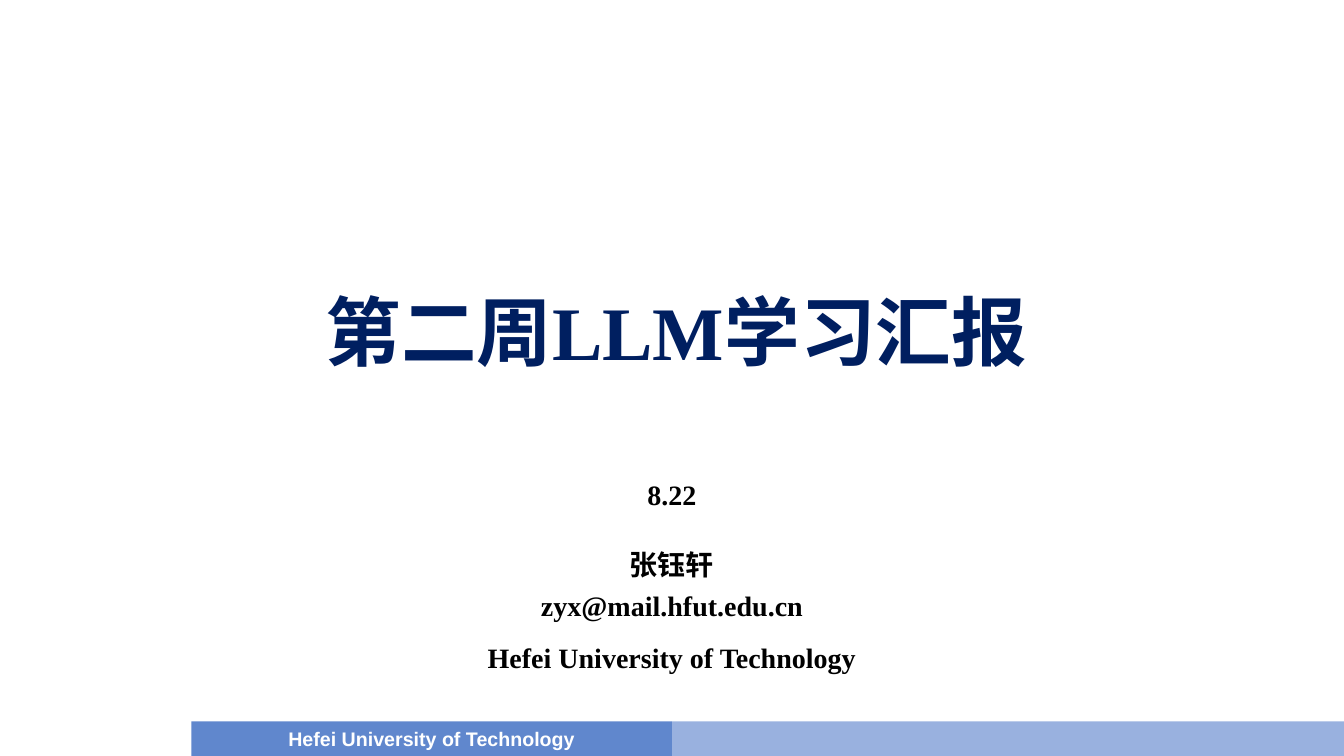
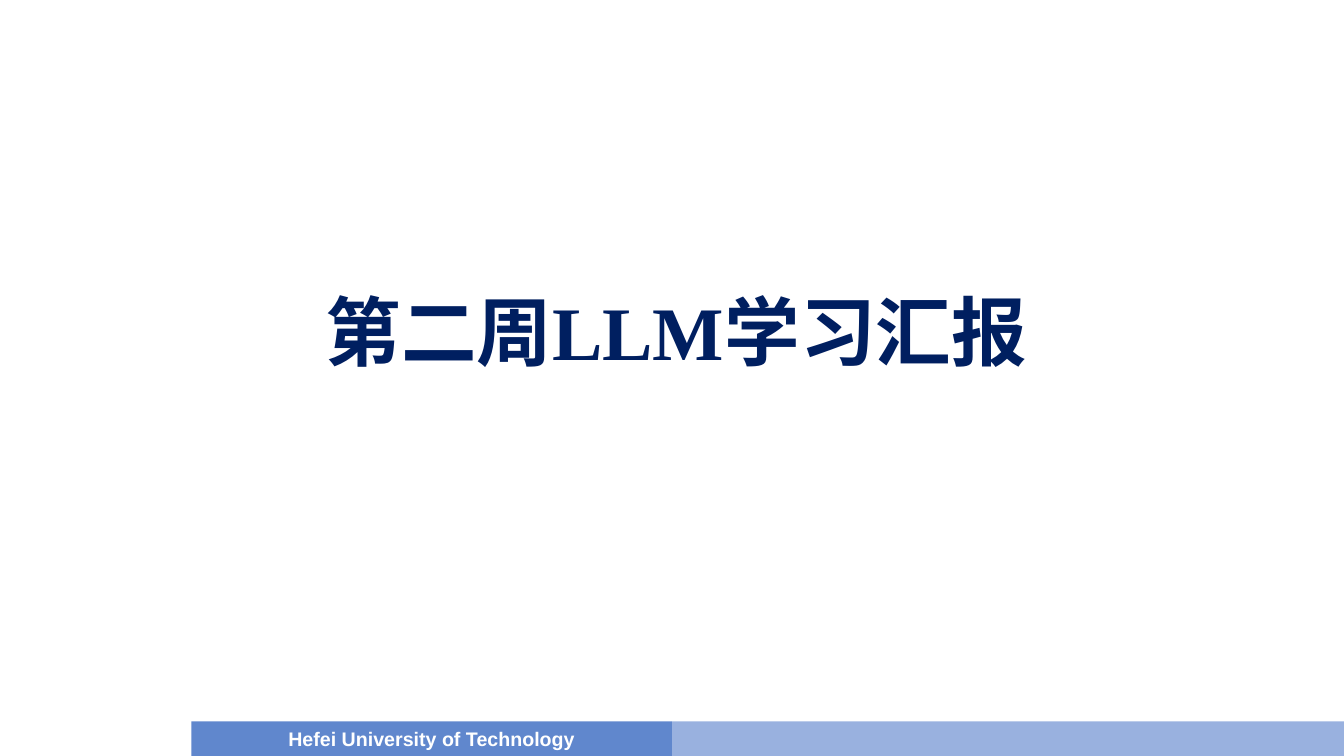
Before and after one commit to LanIntell-HFUT/Learning-LLM-from-scratch, a slide deck: slide 1 of week2/PPT/第二周LLM学习汇报-8.22.pptx. Drawn at 1344x756 pixels with LibreOffice and Linux fonts; fonts in the diff are those of the drawing; background and template pictures are left out. Boxes give left, top, right and bottom in pixels: in the first picture for what was removed or moved away, otherwise in the second. Text is boxed around its words. In the diff, an @@ line names an element or a change of style, - is before the commit and + after.

Commit message:
Update PPT

```diff
--- a/week2/PPT/第二周LLM学习汇报-8.22.pptx
+++ b/week2/PPT/第二周LLM学习汇报-8.22.pptx
@@ table removed at [224,476,1120,690], 3 rows, 1 columns @@
-8.22 / 张钰轩
-zyx@mail.hfut.edu.cn
-Hefei University of Technology
```
